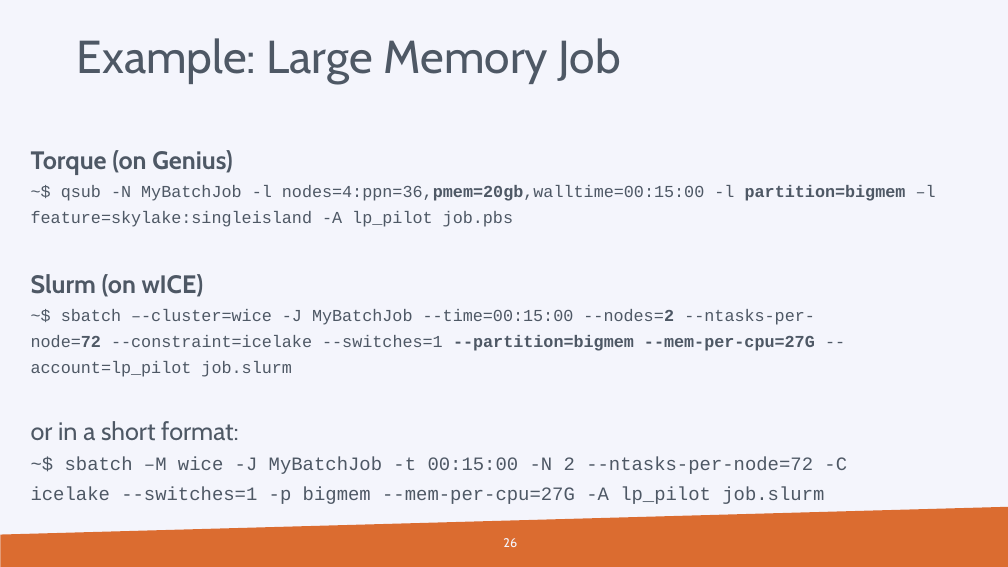
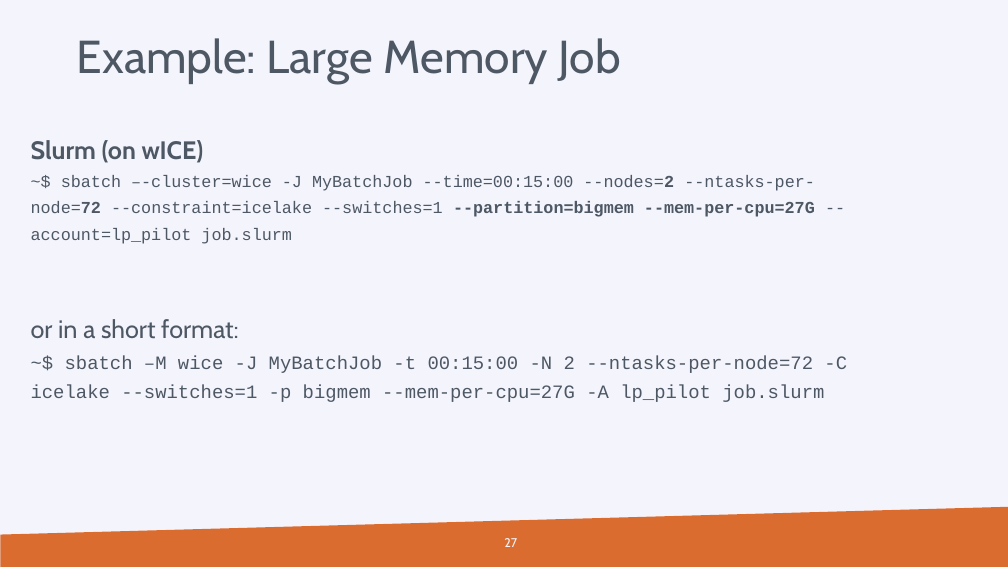
Before and after one commit to hpcleuven/Slurm-lunchbox, a slide deck: slide 27 of Slurm_Lunchbox.pptx (slide 26 before the commit). Drawn at 1008x567 pixels with LibreOffice and Linux fonts; fonts in the diff are those of the drawing; background and template pictures are left out. Boxes give left, top, right and bottom in pixels: in the first picture for what was removed or moved away, otherwise in the second. Text is boxed around its words. In the diff, an @@ line names an element or a change of style, - is before the commit and + after.

Commit message:
adapted to Genius post-migration setup

```diff
--- a/Slurm_Lunchbox.pptx
+++ b/Slurm_Lunchbox.pptx
@@ text "Slurm (on wICE)": place and size @@
-text "Slurm (on wICE)" at <box>31,274,815,377</box>
+text "Slurm (on wICE)" at <box>31,140,815,244</box>
@@ text removed at <box>31,150,936,227</box> @@
-Torque (on Genius)
-~$ qsub -N MyBatchJob -l nodes=4:ppn=36,pmem=20gb,walltime=00:15:00 -l partition=bigmem –l feature=skylake:singleisland -A lp_pilot job.pbs
@@ text "or in a short format:": place and size @@
-text "or in a short format:" at <box>31,421,847,504</box>
+text "or in a short format:" at <box>31,319,847,402</box>
@@ page number at <box>504,538,517,547</box>: text changed @@
-26
+27
```
Also in this commit, not shown: 5 other slides changed, 1 slide added.
